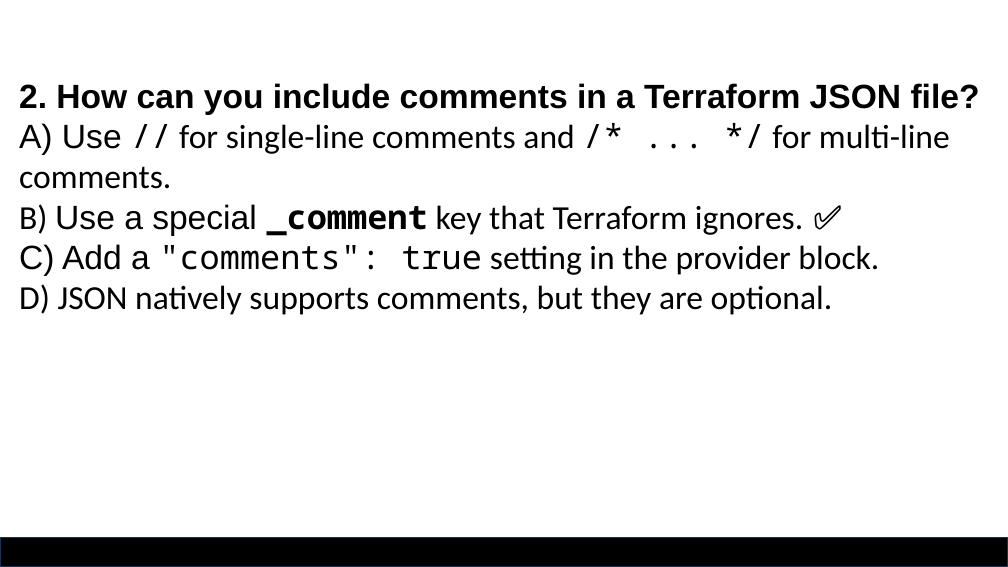
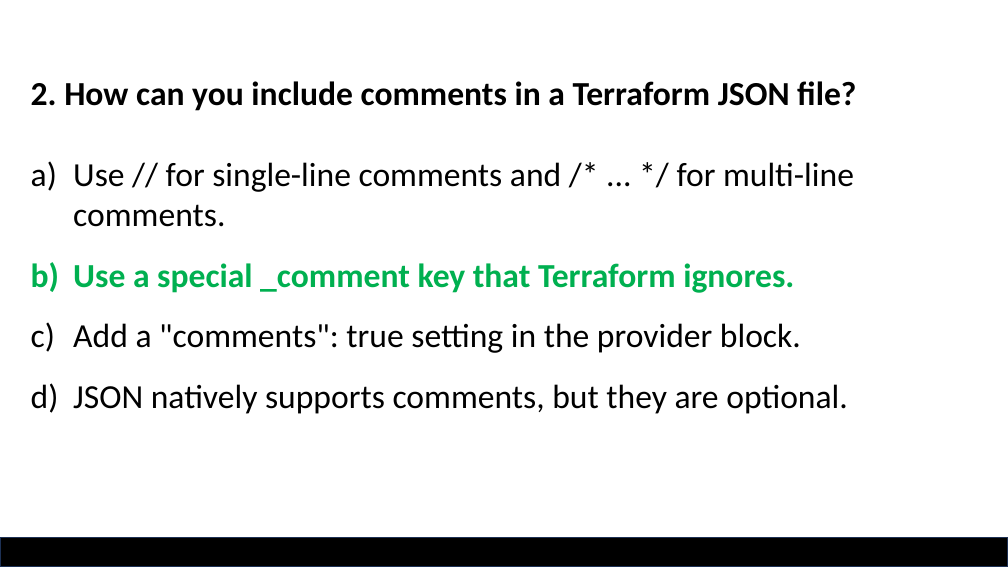
Before and after one commit to qatip/tf-int-trainers, a slide deck: slide 20 of module_2_json_syntax.pptx. Drawn at 1008x567 pixels with LibreOffice and Linux fonts; fonts in the diff are those of the drawing; background and template pictures are left out. Boxes give left, top, right and bottom in pixels: in the first picture for what was removed or moved away, otherwise in the second. Text is boxed around its words. In the diff, an @@ line names an element or a change of style, - is before the commit and + after.

```diff
--- a/module_2_json_syntax.pptx
+++ b/module_2_json_syntax.pptx
@@ text "2. How can you include ...": place and size @@
-text "2. How can you include ..." at bbox=[19, 83, 980, 315]
+text "2. How can you include ..." at bbox=[31, 81, 856, 414]
@@ text at bbox=[31, 81, 856, 111]: font Arial to Calibri in "2. How can you include comments in ..." @@
@@ text at bbox=[73, 162, 854, 414]: text changed @@
-A) Use // for single-line comments and /* ... */ for multi-line comments.
-B) Use a special _comment key that Terraform ignores. ✅
-C) Add a "comments": true setting in the provider block.
-D) JSON natively supports comments, but they are optional.
+a) Use // for single-line comments and /* ... */ for multi-line comments.
+b) Use a special _comment key that Terraform ignores.
+c) Add a "comments": true setting in the provider block.
+d) JSON natively supports comments, but they are optional.
```
Also in this commit, not shown: 5 other slides changed, 1 other file.
